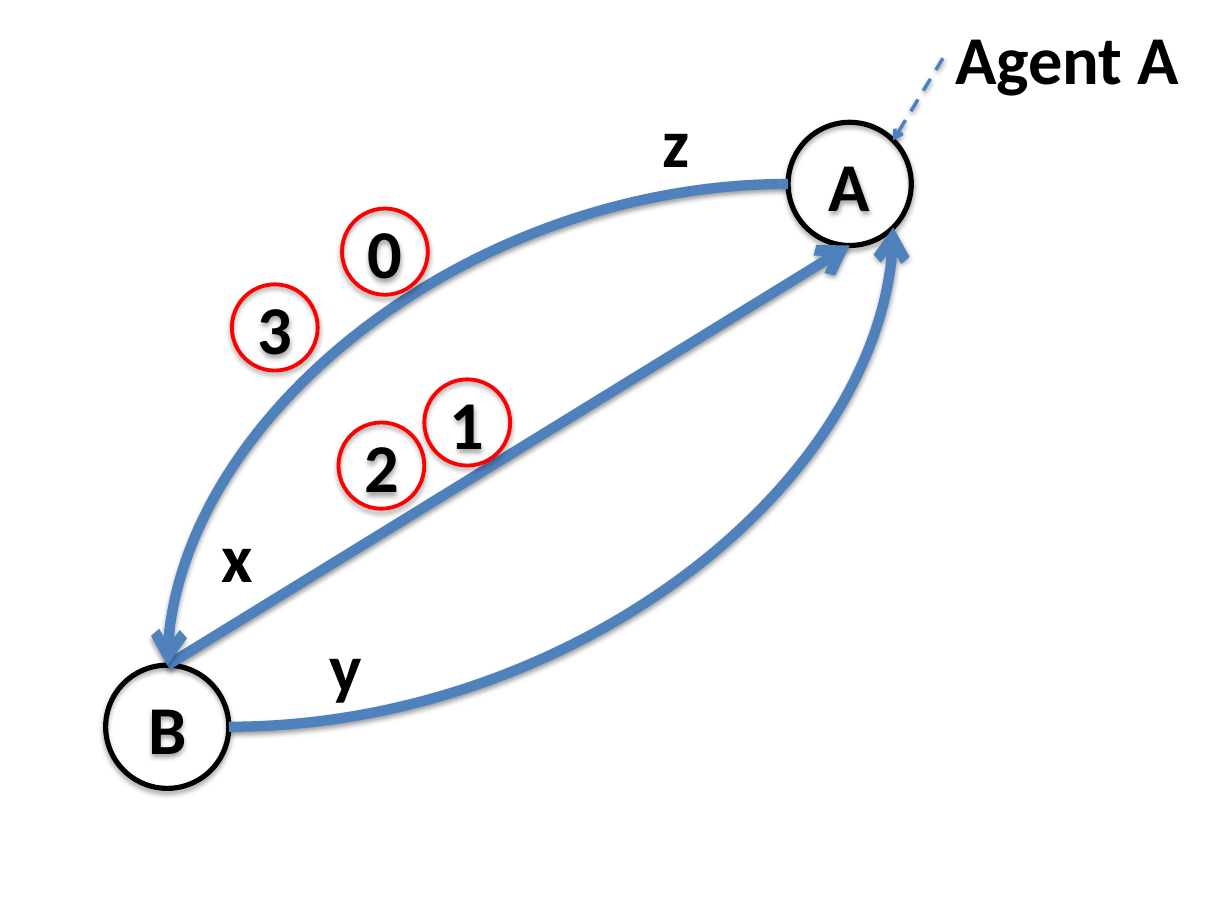
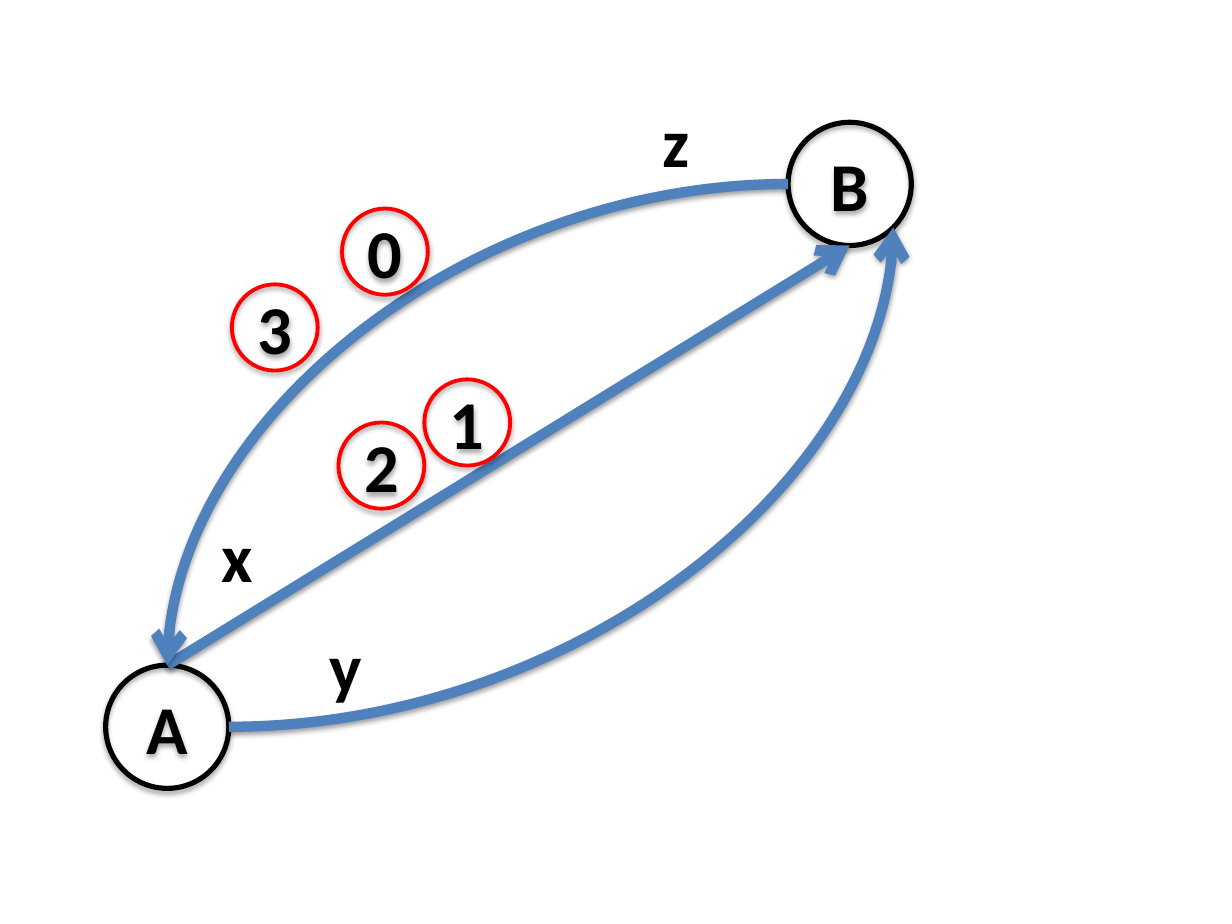
Before and after one commit to kmchandy/kmchandy.github.io, a slide deck: slide 4 of DistributedSystemsIntroduction/DistributedSystemsIntroductionSelfTest.pptx. Drawn at 1232x924 pixels with LibreOffice and Linux fonts; fonts in the diff are those of the drawing. Boxes give left, top, right and bottom in pixels: in the first picture for what was removed or moved away, otherwise in the second. Text is boxed around its words. In the diff, an @@ line names an element or a change of style, - is before the commit and + after.

Commit message:
Changed labels for agents A, B in the figures.

```diff
--- a/DistributedSystemsIntroduction/DistributedSystemsIntroductionSelfTest.pptx
+++ b/DistributedSystemsIntroduction/DistributedSystemsIntroductionSelfTest.pptx
@@ arrow removed from (942, 58) to (893, 140) @@
@@ text removed at bbox=[955, 39, 1179, 96] @@
-Agent A
@@ text in ellipse at bbox=[831, 166, 869, 213]: text changed @@
-A
+B
@@ text in ellipse at bbox=[147, 709, 188, 757]: text changed @@
-B
+A
```
Also in this commit, not shown: 4 other slides changed, 5 other files.
